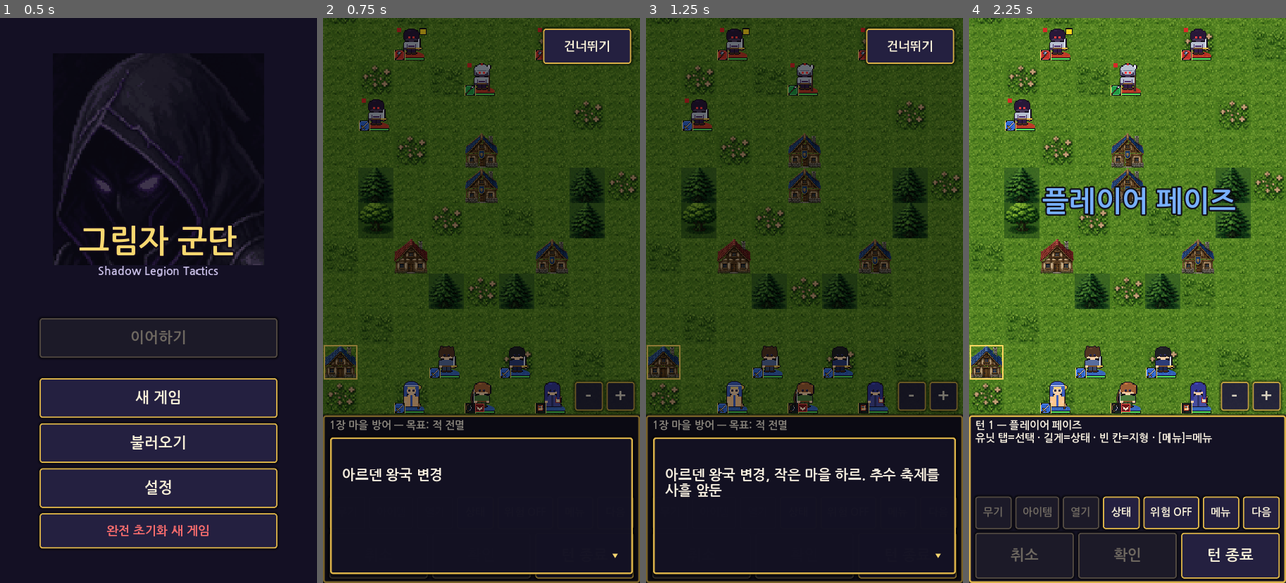
Above: before the commit, frames 1-4 (left to right).
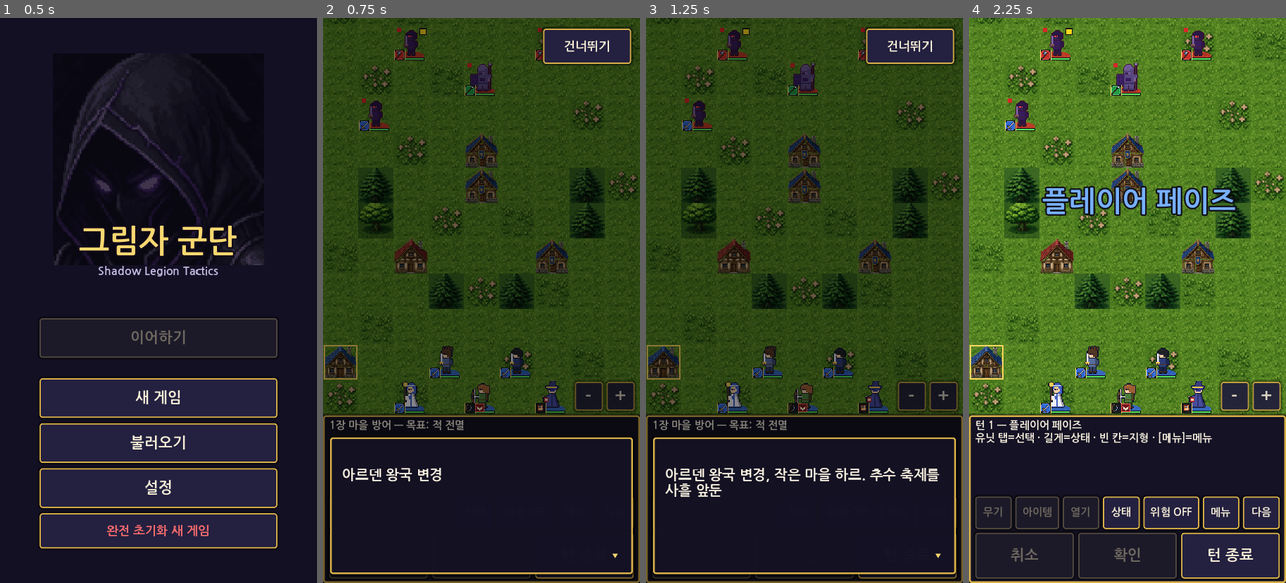
Above: after the commit, the same moments.

Repository: junsa80/srpg-prototype
Game: Godot game, scene res://scenes/title.tscn
Same seed, same stepped clock (60 frames per second), same inputs: the game is played once before the commit and once after it.
Inputs:
- Up to frame 1 (0.5 s): no input
- Up to frame 2 (0.75 s): click "새 게임" at 0.5 s
- Up to frame 3 (1.25 s): no input
- Up to frame 4 (2.25 s): click "건너뛰기" at 1.25 s; click "시작 ▶" at 2 s

Frame 1 is identical in both runs. In frame 2, 1.3% of the frame differs, in the area x 14-76%, y 1-70%; in frame 3, 1.3%; in frame 4, 1.6%.

Commit message:
클래스 실루엣 맵 스프라이트(GBA FE 관례): 기병/비룡/중갑/도적/용병/전사/궁수/마법/회복 계열, 상급 장식, 적 붉은 팔레트 시트, 전투 기본 그림 통째 확대, 참조 시트 + 배포

Diff:
--- a/scripts/combat_scene.gd
+++ b/scripts/combat_scene.gd
@@ -222,7 +222,7 @@
 		add.call(t, Vector2((RW - sz.x) * 0.5, RH - sz.y), sz, -1, -1)
 		return c
 	var base = Sprites.unit_tex(u)
-	if base is AtlasTexture and base.region.size == Vector2(32, 32) and not (u.unit_class.name in MOUNTED):
+	if false and base is AtlasTexture:   # 2026-10-17: FE-silhouette sheets drawn whole (no head/body stretch) so battle = map art
 		add.call(_sub(base, 0, 16), Vector2(0, 0), Vector2(32 * PX, 16 * PX), 0, 16)                     # head: PX x PX
 		add.call(_sub(base, 16, 32), Vector2(0, 16 * PX), Vector2(32 * PX, 16 * (PX + 1)), 16, 32)       # body: PX x (PX+1)
 	else:
--- a/scripts/sprites.gd
+++ b/scripts/sprites.gd
@@ -30,7 +30,9 @@
 
 ## User/drop-in sprite sheet: assets/units/<unit name or class>.png, N frames of 32x32 laid out horizontally.
 static func user_sheet(u: Unit):
-	for n in [u.data.name + "@" + u.unit_class.name, u.data.name, u.unit_class.name]:   # 세라@성기사 = class-specific look
+	var cands = [u.data.name + "@" + u.unit_class.name, u.data.name, u.unit_class.name]
+	if u.team != 0: cands.insert(2, u.unit_class.name + "_적")   # generic enemy: red-palette class sheet (GBA team colours)
+	for n in cands:   # 세라@성기사 = class-specific look
 		var path = "res://assets/units/%s.png" % n
 		if ResourceLoader.exists(path): return load(path)
 	return null
Binary file changed: assets/units/가렌@검성.png
Binary file changed: assets/units/가렌@영웅.png
Binary file changed: assets/units/가렌@용병.png
Binary file changed: assets/units/검성.png
Binary file added: assets/units/검성_적.png
Not shown, added: assets/units/검성_적.png.import
Binary file changed: assets/units/궁수.png
Binary file added: assets/units/궁수_적.png
Not shown, added: assets/units/궁수_적.png.import
Binary file changed: assets/units/그레이트나이트.png
Binary file added: assets/units/그레이트나이트_적.png
Not shown, added: assets/units/그레이트나이트_적.png.import
(and 171 more such lines)
